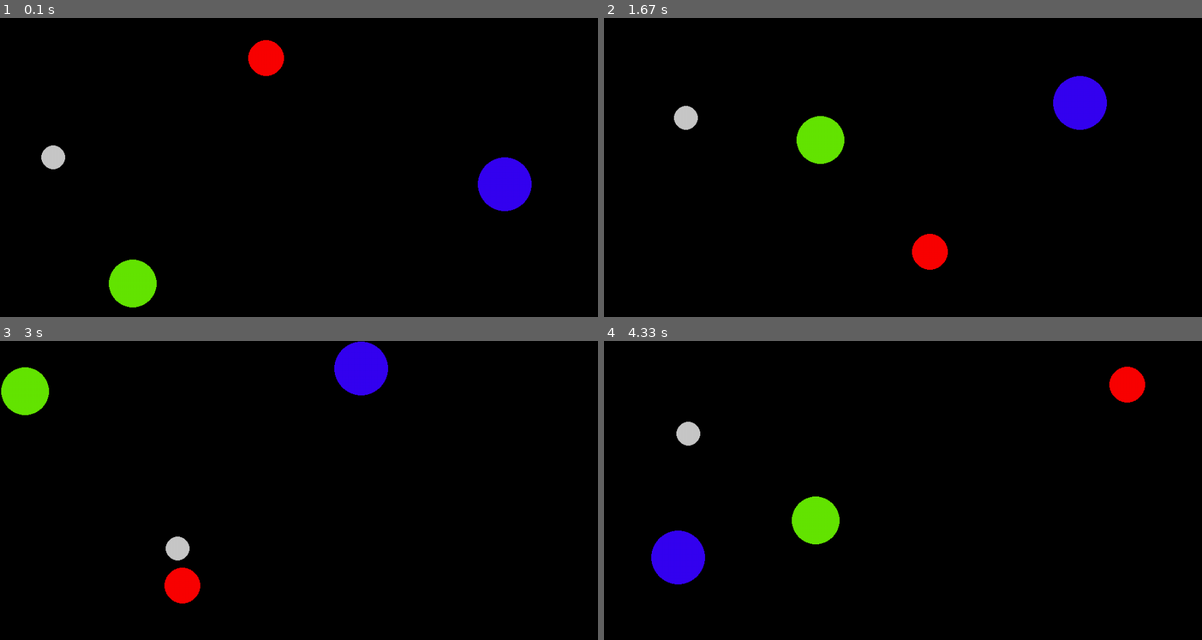
Above: before the commit, frames 1-4 (two rows, left to right).
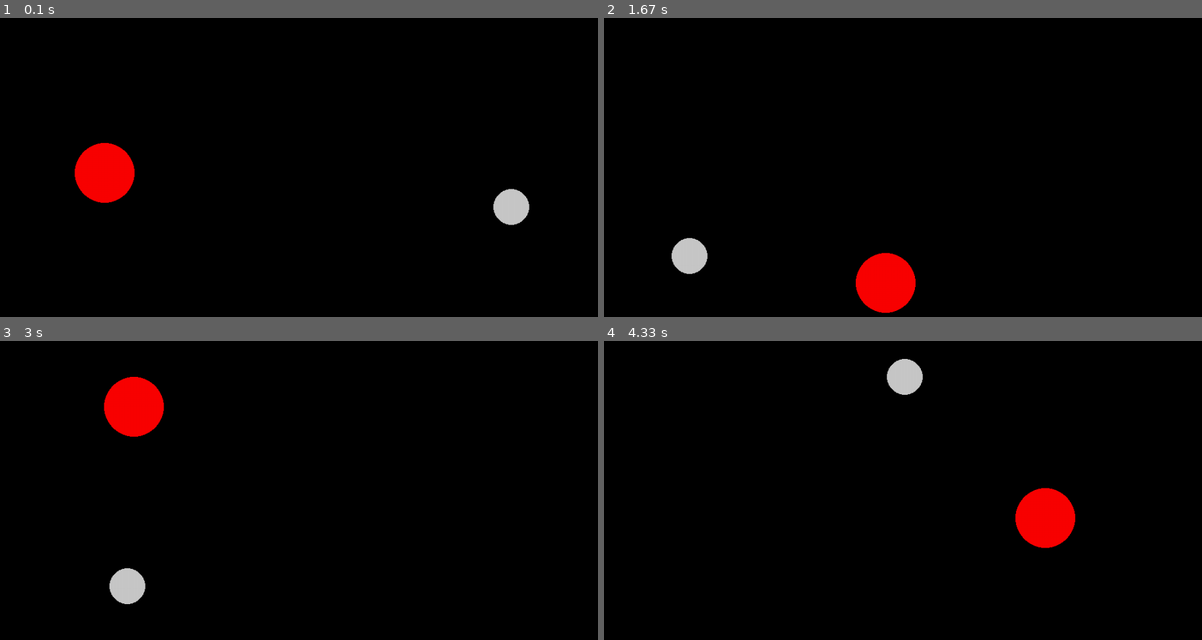
Above: after the commit, the same moments.

Repository: Ansh-Kushwaha/V-SEM-Repo
Game: pygame game, started from Python Lab/Ex15_BouncingBall.py
The game is run twice, just before and just after one commit, with the same random seed, the same clock (stepped at 60 frames per second) and the same inputs.
Inputs:
- Up to frame 1 (0.1 s): no input
- Up to frame 2 (1.67 s): no input
- Up to frame 3 (3 s): no input
- Up to frame 4 (4.33 s): no input

The runs differ from the first frame. In frame 1, 5.0% of the frame differs, in the area x 6-89%, y 7-97%; in frame 2, 5.3%, in the area x 11-85%, y 19-99%; in frame 3, 5.3%; in frame 4, 5.3%.

Commit message:
Mostly Fixed BouncingBalls

Diff:
--- a/Python Lab/Ex15_BouncingBall.py
+++ b/Python Lab/Ex15_BouncingBall.py
@@ -1,6 +1,7 @@
 import math
 import random
 import pygame
+import numpy as np
 
 pygame.init()
 screen = pygame.display.set_mode([1000, 500])
@@ -14,7 +15,7 @@
         super().__init__()
         self.mass = mass
         self.color = color
-        self.rad = rad
+        self.radius = rad
         self.pos = pos
         self.vel = vel
 
@@ -22,49 +23,66 @@
         self.rect = self.image.get_rect()
         self.rect.center = self.pos
 
-        pygame.draw.circle(self.image, self.color, (self.rad, self.rad), self.rad)
+        pygame.draw.circle(self.image, self.color, (self.radius, self.radius), self.radius)
 
     def update(self, balls):
-        if self.pos.x - self.rad < 0 or self.pos.x + self.rad > width:
+        if self.pos.x - self.radius < 0 or self.pos.x + self.radius > width:
             self.vel.x = -self.vel.x
-        if self.pos.y - self.rad < 0 or self.pos.y + self.rad > height:
+        if self.pos.y - self.radius < 0 or self.pos.y + self.radius > height:
             self.vel.y = -self.vel.y
-
-        for ball in balls:
-            if ball != self:
-                d = pygame.math.Vector2(self.pos).distance_to(ball.pos)
-                if d <= self.rad + ball.rad:
-                    self.vel.x = -self.vel.x
-                    self.vel.y = -self.vel.y
-                    ball.vel.x = -ball.vel.x
-                    ball.vel.y = -ball.vel.y
 
         self.pos += self.vel
         self.rect.center = self.pos
 
+        for ball in balls:
+            if ball != self:
+                if self.pos.distance_to(ball.pos) <= self.radius + ball.radius:
+                    dx = ball.pos.x - self.pos.x
+                    dy = ball.pos.y - self.pos.y
+
+                    angle = math.atan2(dy, dx)
+                    u1 = self.vel.x * math.cos(angle) + self.vel.y * math.sin(angle)
+                    u2 = ball.vel.x * math.cos(angle) + ball.vel.y * math.sin(angle)
+
+                    p1 = self.mass * u1
+                    p2 = ball.mass * u2
+                    print(p1, p2)
+
+                    a = np.array([[1, -1], [ball.mass, self.mass]])
+                    b = np.array([u2 - u1, p2 + p1])
+                    x = np.linalg.solve(a, b)
+                    print(x)
+
+                    ball.vel.x = x[1] * math.cos(angle)
+                    ball.vel.y = x[1] * math.sin(angle)
+                    self.vel.x = x[0] * math.cos(angle)
+                    self.vel.y = x[0] * math.sin(angle)
+
+            self.pos.x += self.vel.x
+            self.pos.y += self.vel.y
+            self.rect.center = self.pos
 
 
 
-ball1 = Ball(30, [250, 0, 0], pygame.Vector2(500, 100), pygame.Vector2(random.randint(-5, 5), random.randint(-5, 5)), 30)
-ball2 = Ball(20, [200, 200, 200], pygame.Vector2(100, 200), pygame.Vector2(random.randint(-5, 5), random.randint(-5, 5)), 20)
-ball3 = Ball(40, [100, 230, 0], pygame.Vector2(200, 400), pygame.Vector2(random.randint(-5, 5), random.randint(-5, 5)), 40)
-ball4 = Ball(45, [53, 0, 241], pygame.Vector2(800, 300), pygame.Vector2(random.randint(-5, 5), random.randint(-5, 5)), 45)
-# screen.blit(ball1.image, ball1.rect)
-# screen.blit(ball2.image, ball2.rect)
-# screen.blit(ball3.image, ball3.rect)
-# screen.blit(ball4.image, ball4.rect)
+
+
+
+
+
+
+
+ball1 = Ball(5, [250, 0, 0], pygame.Vector2(100, 228.787), pygame.Vector2(5, 2), 50)
+ball2 = Ball(3, [200, 200, 200], pygame.Vector2(900, 271.213), pygame.Vector2(-3, 3), 30)
 
 balls = []
 
 balls.append(ball1)
 balls.append(ball2)
-balls.append(ball3)
-balls.append(ball4)
 
 def main():
     running = True
     while running:
-        clock.tick(120)
+        clock.tick(60)
         for event in pygame.event.get():
             if event.type == pygame.QUIT:
                 running = False
